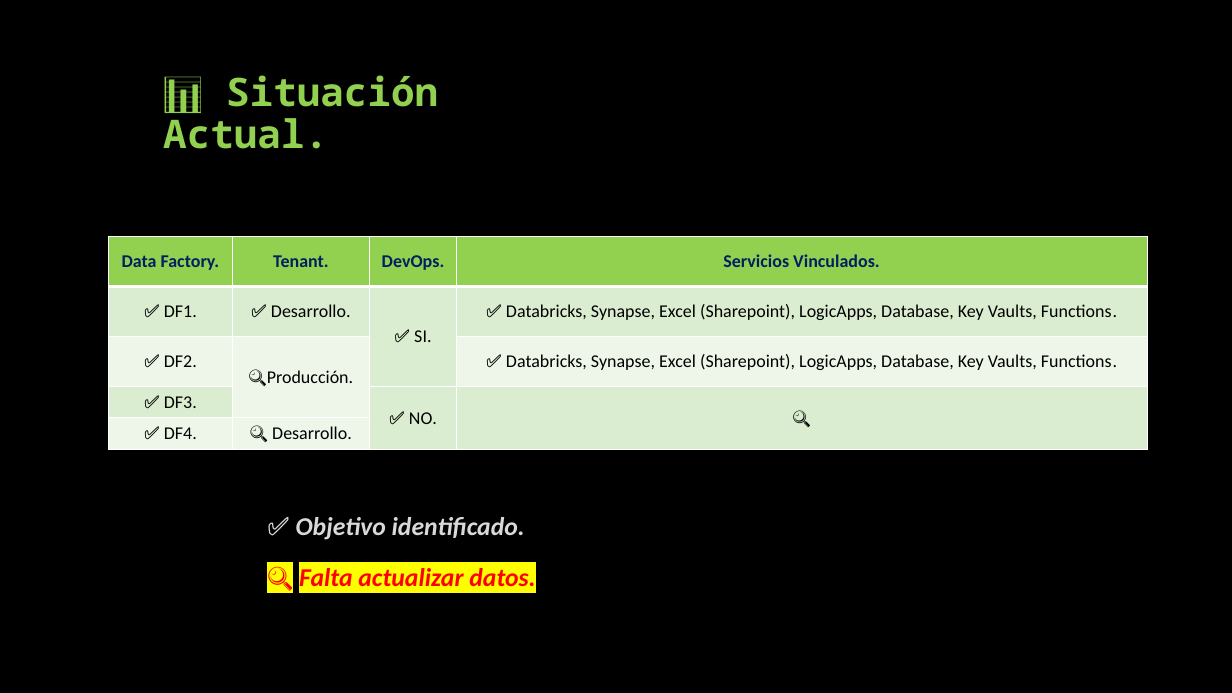
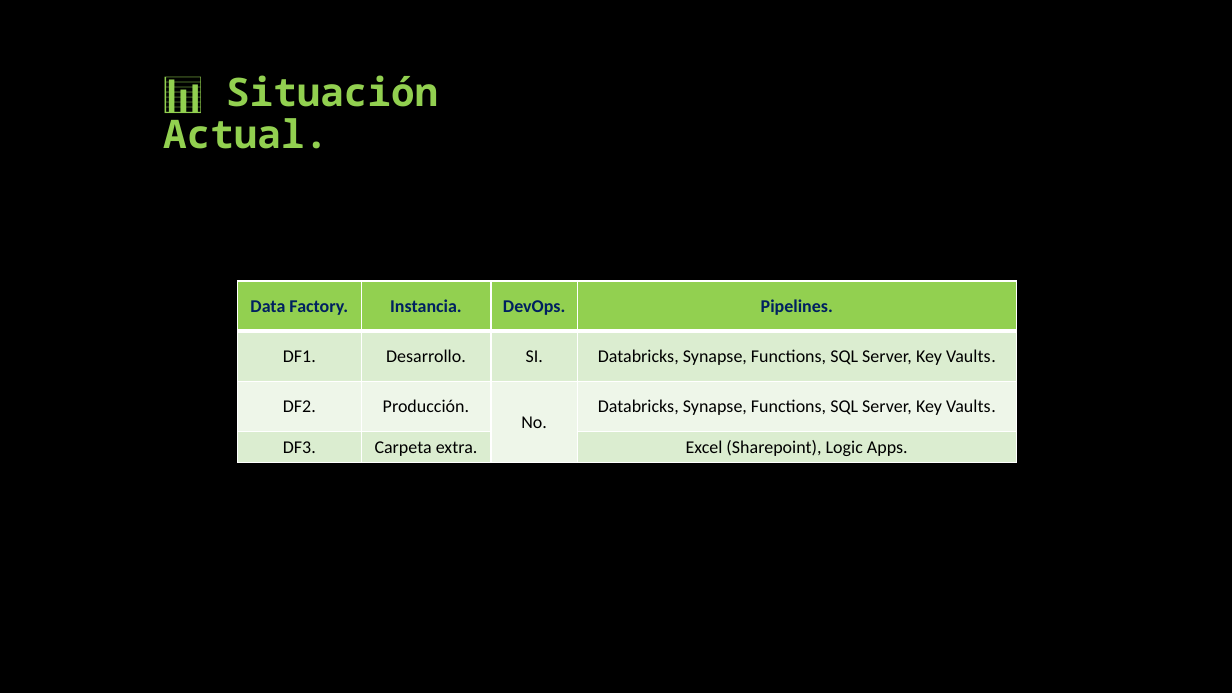
Before and after one commit to OMaciasd/datafactory-migration, a slide deck: slide 3 of Diagrams/guides/Propuesta migracion - Perceptio.pptx. Drawn at 1232x693 pixels with LibreOffice and Linux fonts; fonts in the diff are those of the drawing. Boxes give left, top, right and bottom in pixels: in the first picture for what was removed or moved away, otherwise in the second. Text is boxed around its words. In the diff, an @@ line names an element or a change of style, - is before the commit and + after.

```diff
--- a/Diagrams/guides/Propuesta migracion - Perceptio.pptx
+++ b/Diagrams/guides/Propuesta migracion - Perceptio.pptx
@@ table at (x1=238, y1=281, x2=1018, y2=462) @@
-row 1: Data Factory. | Tenant. | DevOps. | Servicios Vinculados.
-row 2: ✅ DF1. | ✅ Desarrollo. | ✅ SI. | ✅ Databricks, Synapse, Excel (Sharepoint), LogicApps, Database, Key Vaults, Functions.
-row 3: ✅ DF2. | 🔍Producción. |  | ✅ Databricks, Synapse, Excel (Sharepoint), LogicApps, Database, Key Vaults, Functions.
-row 4: ✅ DF3. |  | ✅ NO. | 🔍
-row 5: ✅ DF4. | 🔍 Desarrollo. |  | 
+row 1: Data Factory. | Instancia. | DevOps. | Pipelines.
+row 2: DF1. | Desarrollo. | SI. | Databricks, Synapse, Functions, SQL Server, Key Vaults.
+row 3: DF2. | Producción. | No. | Databricks, Synapse, Functions, SQL Server, Key Vaults.
+row 4: DF3. | Carpeta extra. |  | Excel (Sharepoint), Logic Apps.
@@ table resized from (x1=109, y1=237, x2=1149, y2=448) to (x1=238, y1=281, x2=1018, y2=462) @@
@@ text removed at (x1=296, y1=517, x2=535, y2=587) @@
-✅ Objetivo identificado.
-🔍 Falta actualizar datos.
```
Also in this commit, not shown: 4 other slides changed, 5 other files.
